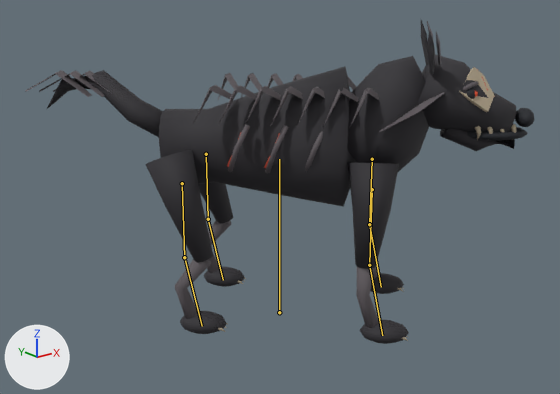
One commit to the glTF model Art/Blender/MobCollection/hound/model.glb: the scene before it, then after it.
Both versions are drawn from a 50 mm lens placed at (-3.15, -3.95, 2.44), pointed at (0.02, 0.02, 0.85). Lighting does not change. The marker at lower left points along +X, +Y and +Z. The first picture is the older version. Both versions are drawn at frame 13 of the action 'MOB_HOUND_TURN_LEFT'; the numbers are the values there. The bones that change are drawn over the model as lines.

Objects in the first picture: 'MOB_HOUND_BACK_LEG_L', 'MOB_HOUND_BACK_LEG_R', 'MOB_HOUND_BACK_PAW_L', 'MOB_HOUND_BACK_PAW_R', 'MOB_HOUND_BODY', 'MOB_HOUND_EAR_L', 'MOB_HOUND_EAR_R', 'MOB_HOUND_FRONT_LEG_L', 'MOB_HOUND_FRONT_PAW_L', 'MOB_HOUND_FRONT_PAW_R', 'MOB_HOUND_HEAD', 'MOB_HOUND_TAIL'.
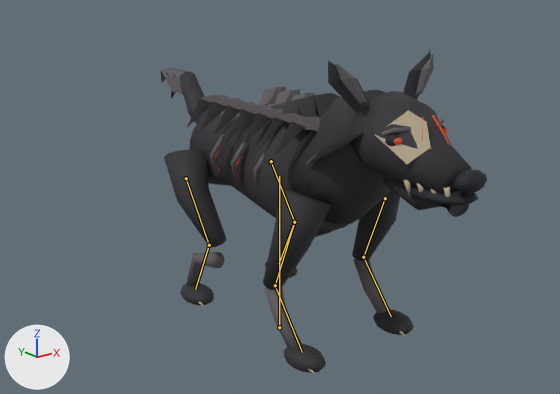
What the commit changed:
Bone 'root' (bone_root) moves from (0.0, 0.0, 0.0) to (0.0, -0.12, 0.0).
Bone 'root' (bone_root) turns from (0, 45, 0) to (0, 0, 0) degrees about its own x, y and z.
Bone 'front.L' (bone_front_l) turns from (0, 0, 0) to (21, 0, -1) degrees about its own x, y and z.
Bone 'paw.front.L' (bone_paw_front_l) turns from (0, 0, 0) to (-48, 0, 1) degrees about its own x, y and z.
Bone 'front.R' (bone_front_r) turns from (0, 0, 0) to (21, 0, 1) degrees about its own x, y and z.
Bone 'paw.front.R' (bone_paw_front_r) turns from (0, 0, 0) to (-48, 0, -1) degrees about its own x, y and z.
Bone 'back.L' (bone_back_l) turns from (0, 0, 0) to (-34, 0, 0) degrees about its own x, y and z.
Bone 'paw.back.L' (bone_paw_back_l) turns from (0, 0, 0) to (72, 0, 1) degrees about its own x, y and z.
Bone 'back.R' (bone_back_r) turns from (0, 0, 0) to (-34, 0, 0) degrees about its own x, y and z.
Bone 'paw.back.R' (bone_paw_back_r) turns from (0, 0, 0) to (72, 0, -1) degrees about its own x, y and z.

Pixel boxes (x1, y1, x2, y2) of what changed, in the pictures (560 x 394 px):
'MOB_HOUND_BODY', posed (24% narrower)
    before: (159, 56, 429, 207)
    after: (187, 87, 391, 237)
'MOB_HOUND_HEAD', posed (16% wider, 31% taller)
    before: (379, 55, 535, 151)
    after: (306, 91, 487, 217)
'MOB_HOUND_FRONT_LEG_L', posed (32% wider)
    before: (347, 162, 399, 269)
    after: (263, 189, 332, 290)
'MOB_HOUND_BACK_LEG_L', posed (7% narrower, 14% shorter)
    before: (146, 150, 213, 263)
    after: (164, 150, 226, 247)
'MOB_HOUND_TAIL', posed
    before: (25, 70, 162, 138)
    after: (161, 68, 210, 124)
'MOB_HOUND_FRONT_PAW_L', posed (20% wider, 13% taller)
    before: (356, 266, 409, 344)
    after: (264, 288, 328, 376)
'MOB_HOUND_BACK_PAW_L', posed
    before: (175, 259, 228, 334)
    after: (181, 252, 225, 307)
'MOB_HOUND_FRONT_PAW_R', posed
    before: (370, 267, 404, 294)
    after: (354, 259, 416, 337)
'MOB_HOUND_FRONT_LEG_R', posed (not visible before)
    after: (352, 190, 400, 261)
'MOB_HOUND_EAR_L', posed
    before: (427, 30, 441, 75)
    after: (328, 61, 369, 113)
'MOB_HOUND_BACK_PAW_R', posed (mostly hidden afterwards)
    before: (204, 221, 246, 287)
    after: (265, 260, 299, 280)
'MOB_HOUND_EAR_R', posed
    before: (421, 20, 435, 66)
    after: (403, 51, 434, 100)
'MOB_HOUND_BACK_LEG_R', posed (not visible afterwards)
    before: (199, 182, 233, 224)
bone 'root', root to tip
    before: (279, 312) to (279, 159)
    after: (279, 327) to (279, 176)
bone 'front.L', root to tip
    before: (372, 189) to (369, 265)
    after: (294, 222) to (275, 285)
bone 'paw.front.L', root to tip
    before: (369, 265) to (382, 335)
    after: (275, 285) to (302, 352)
bone 'front.R', root to tip
    before: (372, 159) to (369, 224)
    after: (385, 198) to (363, 257)
bone 'paw.front.R', root to tip
    before: (369, 224) to (381, 287)
    after: (363, 257) to (391, 316)
bone 'back.L', root to tip
    before: (182, 183) to (184, 257)
    after: (186, 178) to (209, 245)
bone 'paw.back.L', root to tip
    before: (184, 257) to (202, 326)
    after: (209, 245) to (195, 289)
bone 'back.R', root to tip
    before: (206, 154) to (208, 219)
    after: (271, 161) to (294, 222)
bone 'paw.back.R', root to tip
    before: (208, 219) to (223, 280)
    after: (294, 222) to (279, 263)
